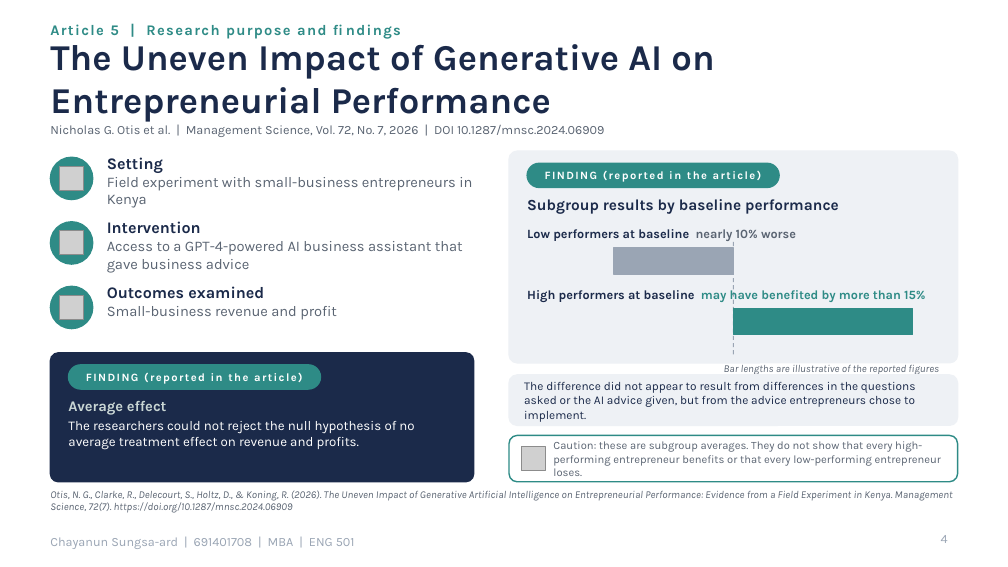
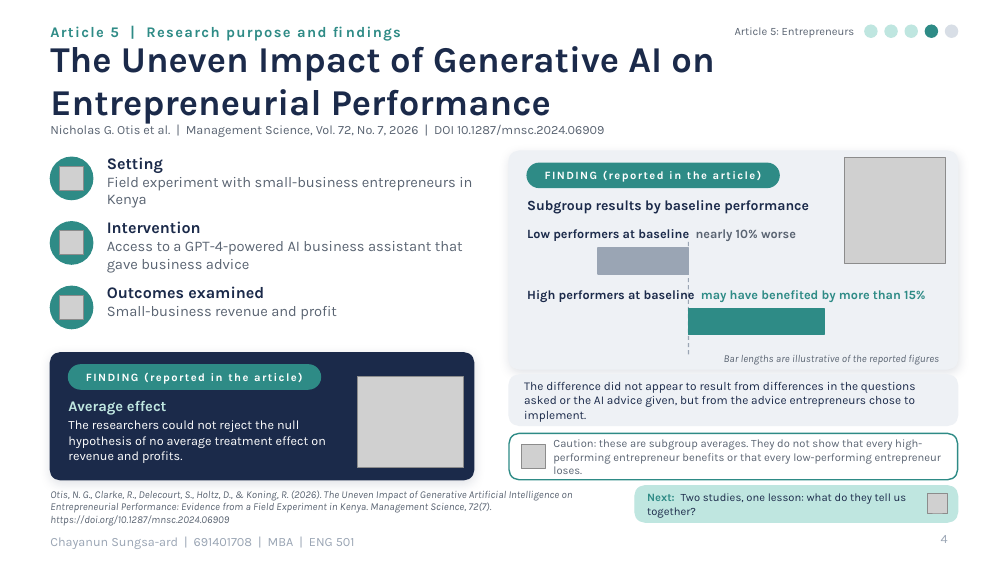
Before and after one commit to tungao06/slide-present-en, a slide deck: slide 4 of presentation/AI_Work_Performance_ENG501.pptx. Drawn at 1008x567 pixels with LibreOffice and Linux fonts; fonts in the diff are those of the drawing; grey boxes stand for pictures; background and template pictures are left out. Boxes give left, top, right and bottom in pixels: in the first picture for what was removed or moved away, otherwise in the second. Text is boxed around its words. In the diff, an @@ line names an element or a change of style, - is before the commit and + after.

```diff
--- a/presentation/AI_Work_Performance_ENG501.pptx
+++ b/presentation/AI_Work_Performance_ENG501.pptx
@@ text added at box(735, 27, 855, 38), 8 pt, text #5A6472 @@
+Article 5: Entrepreneurs
@@ ellipse added at box(865, 25, 877, 37), fill #BFE6E0, outline #BFE6E0 1 pt @@
@@ ellipse added at box(885, 25, 897, 37), fill #BFE6E0, outline #BFE6E0 1 pt @@
@@ ellipse added at box(905, 25, 917, 37), fill #BFE6E0, outline #BFE6E0 1 pt @@
@@ ellipse added at box(925, 25, 937, 37), fill #2E8B86, outline #2E8B86 1 pt @@
@@ ellipse added at box(946, 25, 958, 37), fill #D8DEE6, outline #D8DEE6 1 pt @@
@@ rounded rectangle at box(509, 151, 958, 369): shadow on; proportions changed @@
@@ rounded rectangle: place and size @@
-rounded rectangle at box(509, 151, 958, 363)
+rounded rectangle at box(509, 151, 958, 369)
@@ picture added at box(845, 157, 946, 263) @@
@@ text "Subgroup results by baseline performance" at box(527, 200, 809, 214): size 11 to 10 pt @@
@@ rectangle: place and size @@
-rectangle at box(614, 248, 734, 274)
+rectangle at box(598, 248, 688, 274)
@@ line moved from (734, 242) - (734, 355) to (688, 242) - (688, 355) @@
@@ rectangle: place and size @@
-rectangle at box(734, 308, 913, 335)
+rectangle at box(688, 308, 824, 335)
@@ rounded rectangle at box(50, 353, 474, 480): shadow on; proportions changed @@
@@ text "Bar lengths are illustrative of ...": place and size @@
-text "Bar lengths are illustrative of ..." at box(724, 365, 939, 374)
+text "Bar lengths are illustrative of ..." at box(724, 355, 939, 365)
@@ picture added at box(358, 377, 464, 468) @@
@@ rounded rectangle at box(509, 375, 958, 425): proportions changed @@
@@ text "Average effect" at box(68, 401, 167, 415): text colour #C9D6D4 to #BFE6E0 @@
@@ text "The researchers could not reject ..." at box(68, 420, 325, 463): size 9.5 to 9 pt @@
@@ rounded rectangle at box(509, 433, 958, 480): proportions changed @@
@@ text "Otis, N. G., Clarke, R., ..." rewrapped from box(50, 490, 953, 513) to box(50, 490, 573, 526) @@
@@ rounded rectangle added at box(635, 486, 958, 522), fill #BFE6E0, outline #BFE6E0 1 pt @@
@@ text added at box(647, 493, 907, 518), 8 pt, text #1B2A4A @@
+Next: Two studies, one lesson: what do they tell us together?
@@ picture added at box(927, 494, 948, 514) @@
```
Also in this commit, not shown: 9 other slides changed, 4 other files.
